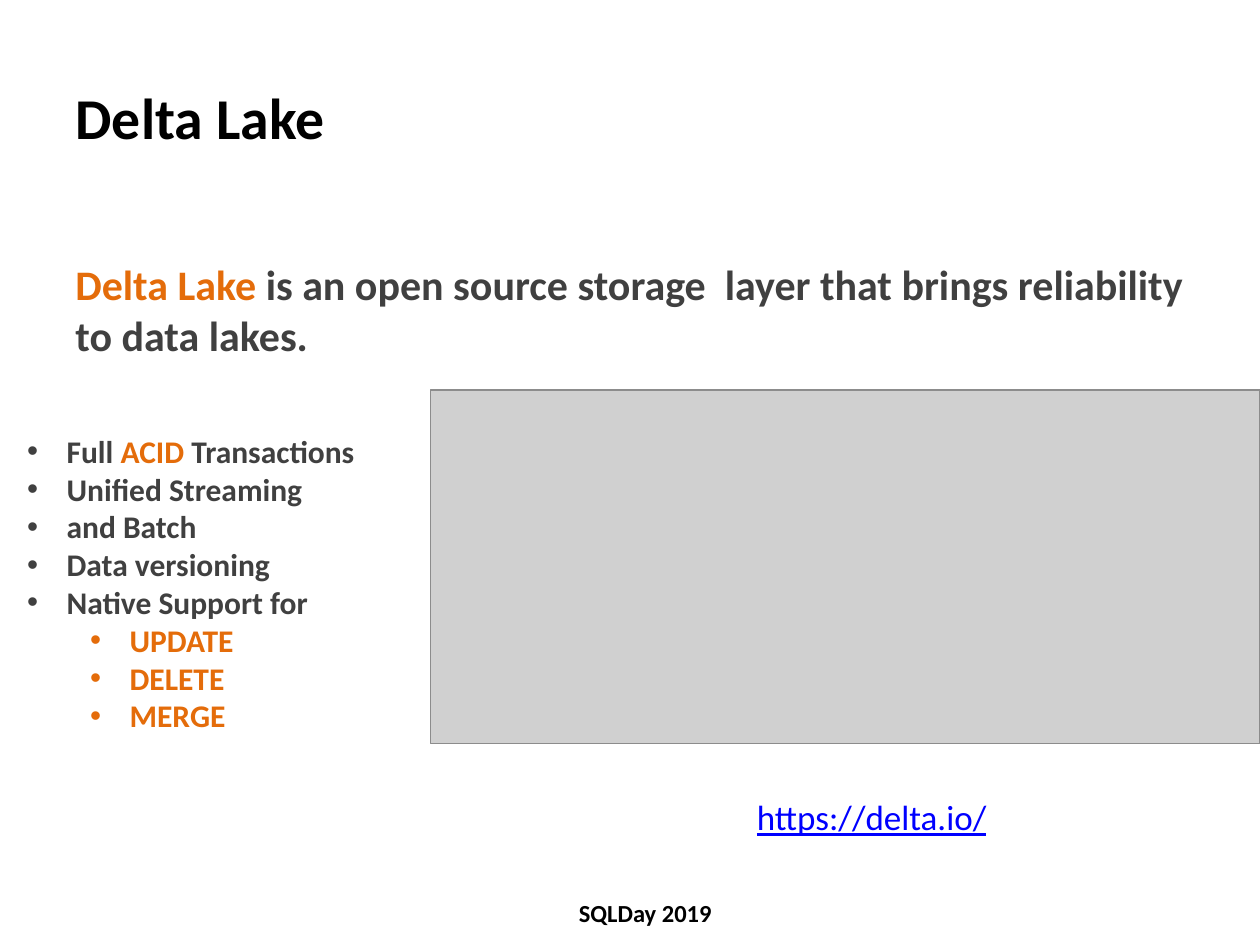
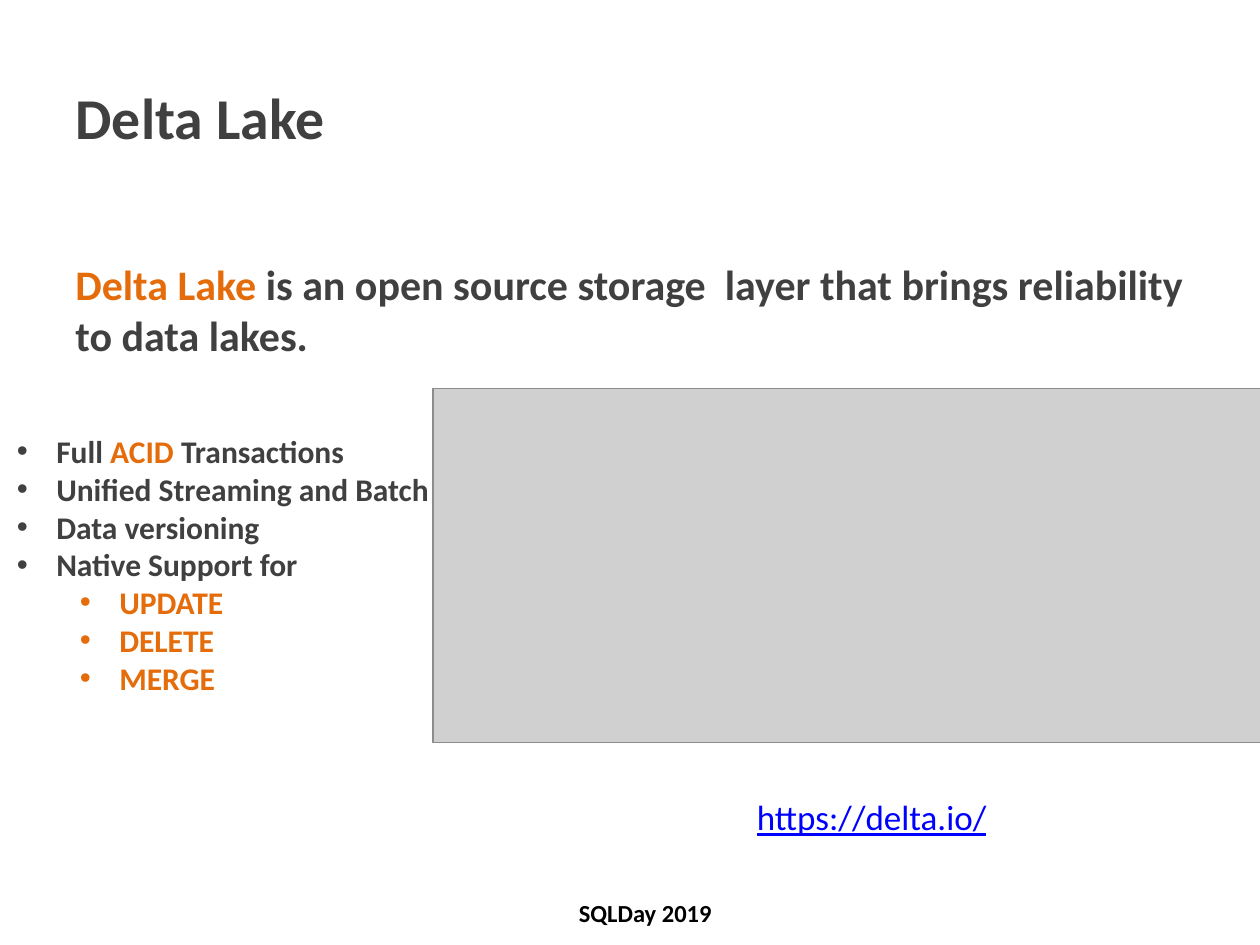
Before and after one commit to cloud4yourdata/CommunityEvents, a slide deck: slide 28 of SQLDay2019/SQLDay2019_PartitioningInBigDataSolutions.pptx. Drawn at 1260x945 pixels with LibreOffice and Linux fonts; fonts in the diff are those of the drawing; grey boxes stand for pictures; background and template pictures are left out. Boxes give left, top, right and bottom in pixels: in the first picture for what was removed or moved away, otherwise in the second. Text is boxed around its words. In the diff, an @@ line names an element or a change of style, - is before the commit and + after.

```diff
--- a/SQLDay2019/SQLDay2019_PartitioningInBigDataSolutions.pptx
+++ b/SQLDay2019/SQLDay2019_PartitioningInBigDataSolutions.pptx
@@ title "Delta Lake" at box(76, 98, 324, 140): text colour #000000 to #404040 @@
@@ text "Full ACID Transactions": place and size @@
-text "Full ACID Transactions" at box(67, 441, 354, 728)
+text "Full ACID Transactions" at box(56, 441, 428, 691)
@@ text at box(56, 479, 428, 507): text changed @@
-• Unified Streaming
-• and Batch
+• Unified Streaming and Batch
```
Also in this commit, not shown: 17 other slides changed, 1 other file.
